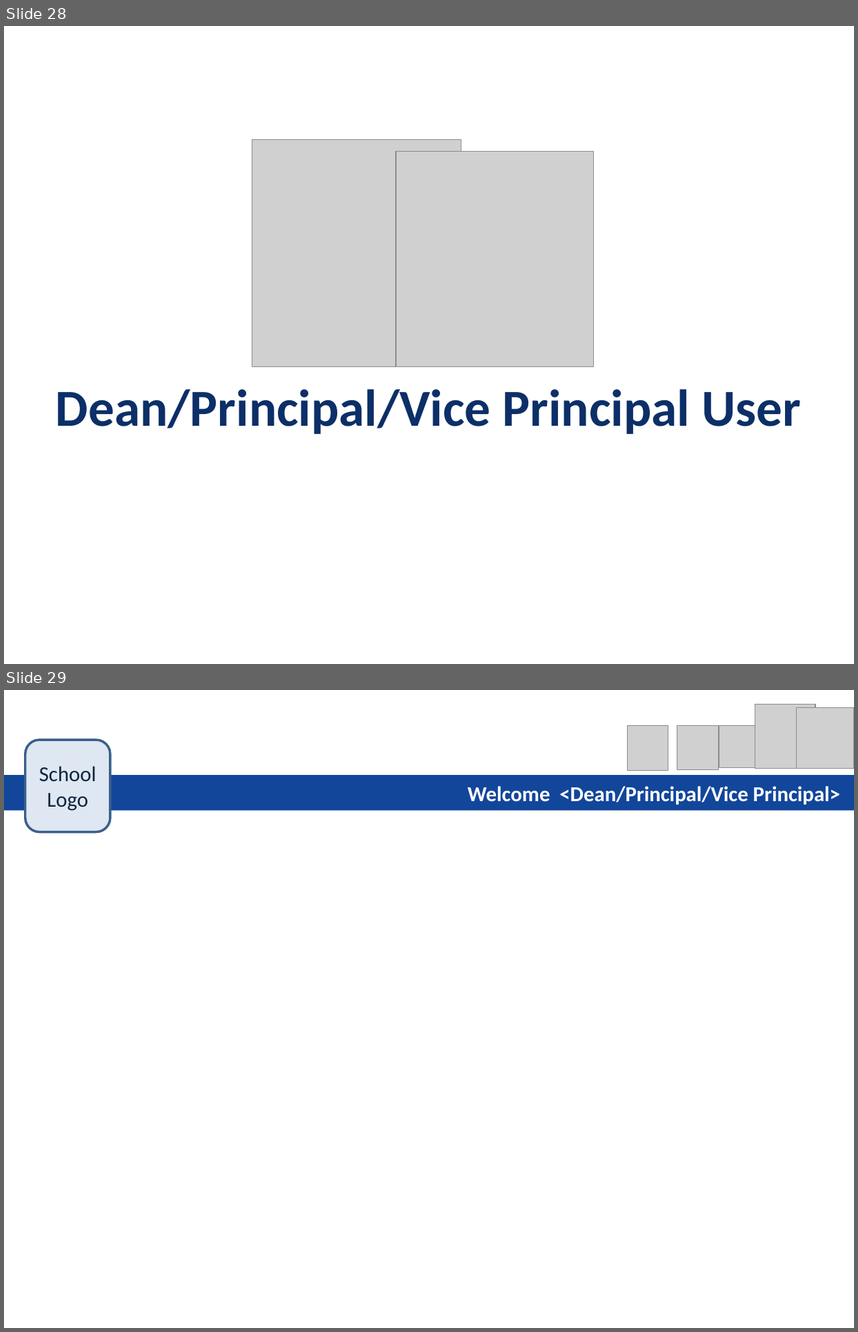
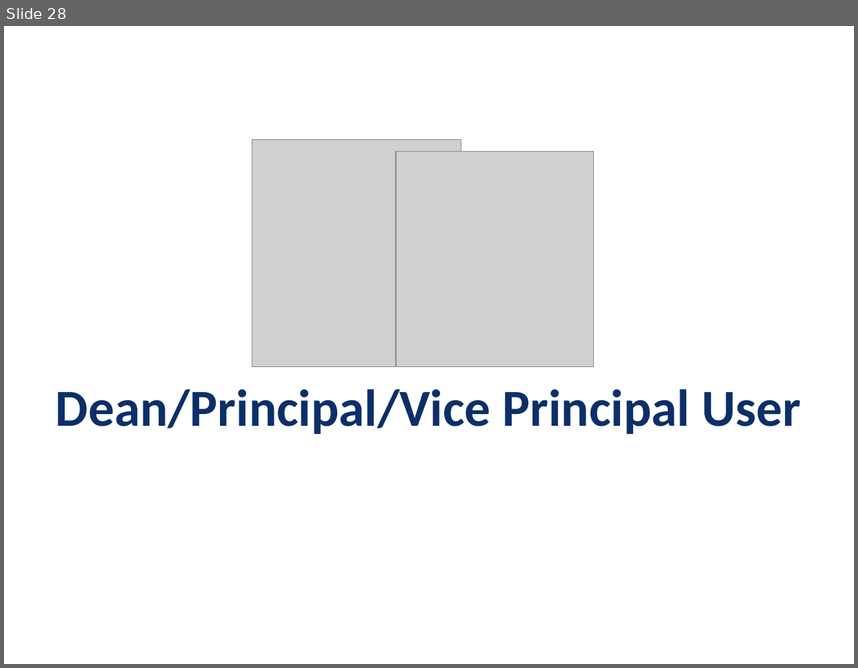
Before and after one commit to prashantking187/schoolerprepo, a slide deck: branches/Design/ERP Final.pptx. Shown one above the other, each under a label of ours: slides 28 and 29 before the commit, slide 28 after it. The pictures are 858x1332 and 858x668 pixels, drawn with LibreOffice and Linux fonts; fonts in the diff are those of the drawing; grey boxes stand for pictures. Boxes give left, top, right and bottom in pixels: in the first picture for what was removed or moved away, otherwise in the second. Text is boxed around its words. In the diff, an @@ line names an element or a change of style, - is before the commit and + after.

```diff
--- a/branches/Design/ERP Final.pptx
+++ b/branches/Design/ERP Final.pptx
@@ slide 29 removed at box(4, 690, 854, 1328), background #FFFFFF @@
@@ picture removed at box(755, 704, 815, 768) @@
@@ picture removed at box(796, 708, 854, 768) @@
@@ picture removed at box(627, 726, 668, 771) @@
@@ picture removed at box(677, 726, 719, 770) @@
@@ picture removed at box(720, 726, 762, 768) @@
@@ rounded rectangle removed at box(25, 740, 110, 832) @@
-School Logo
@@ rectangle removed at box(4, 775, 854, 811) @@
-Welcome <Dean/Principal/Vice Principal>
```
Also in this commit, not shown: 23 slides changed, 1 slide added, 1 other file.
